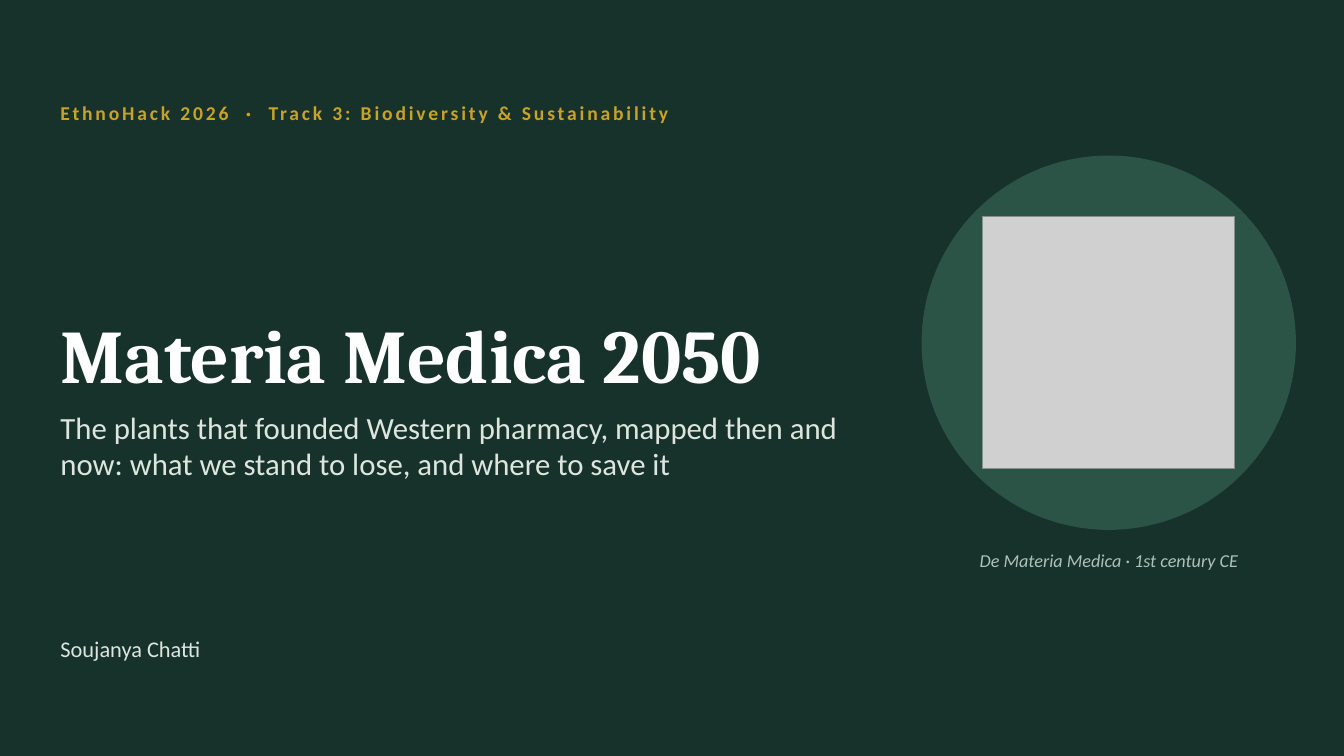
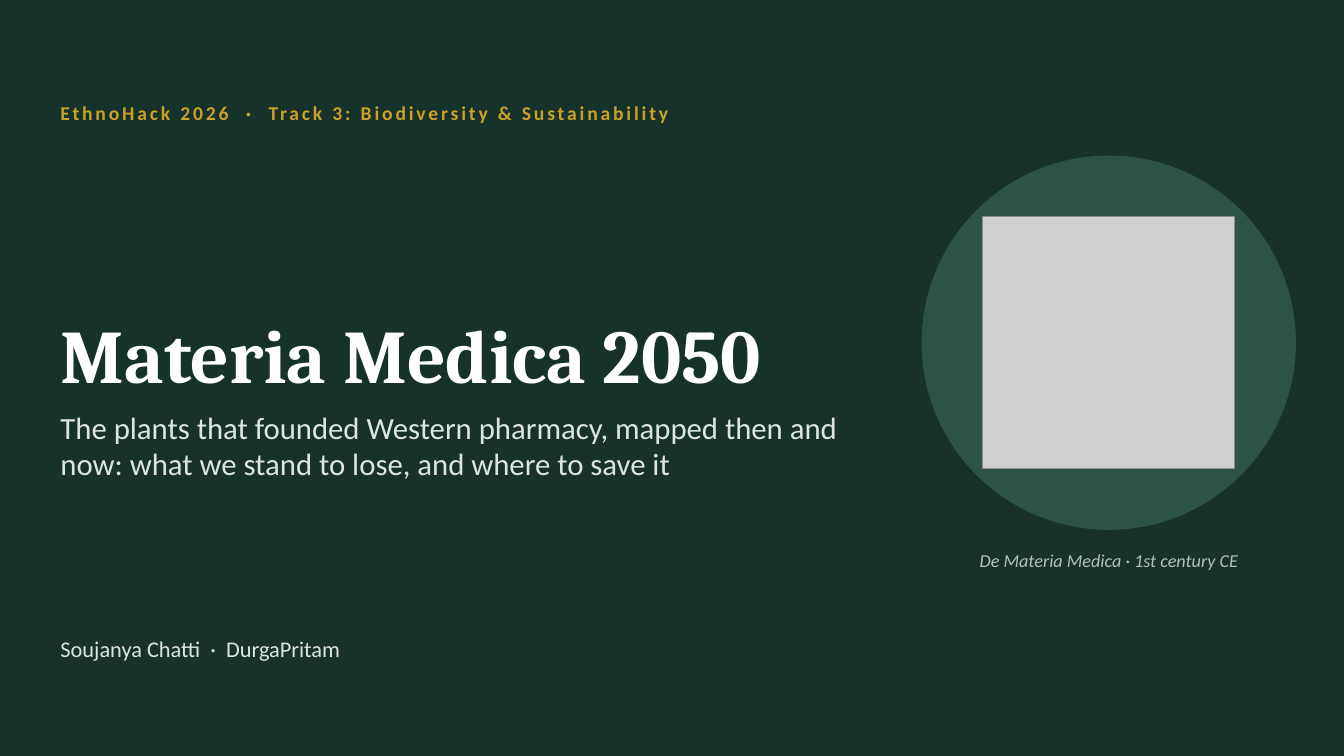
Before and after one commit to SoujanyaChatti/Materia-Medica-2050, a slide deck: slide 1 of docs/materia-medica-2050.pptx. Drawn at 1344x756 pixels with LibreOffice and Linux fonts; fonts in the diff are those of the drawing; grey boxes stand for pictures. Boxes give left, top, right and bottom in pixels: in the first picture for what was removed or moved away, otherwise in the second. Text is boxed around its words. In the diff, an @@ line names an element or a change of style, - is before the commit and + after.

```diff
--- a/docs/materia-medica-2050.pptx
+++ b/docs/materia-medica-2050.pptx
@@ text at (60, 641, 340, 661): text changed @@
-Soujanya Chatti
+Soujanya Chatti · DurgaPritam
```
Also in this commit, not shown: 9 other slides changed, 7 other files.
